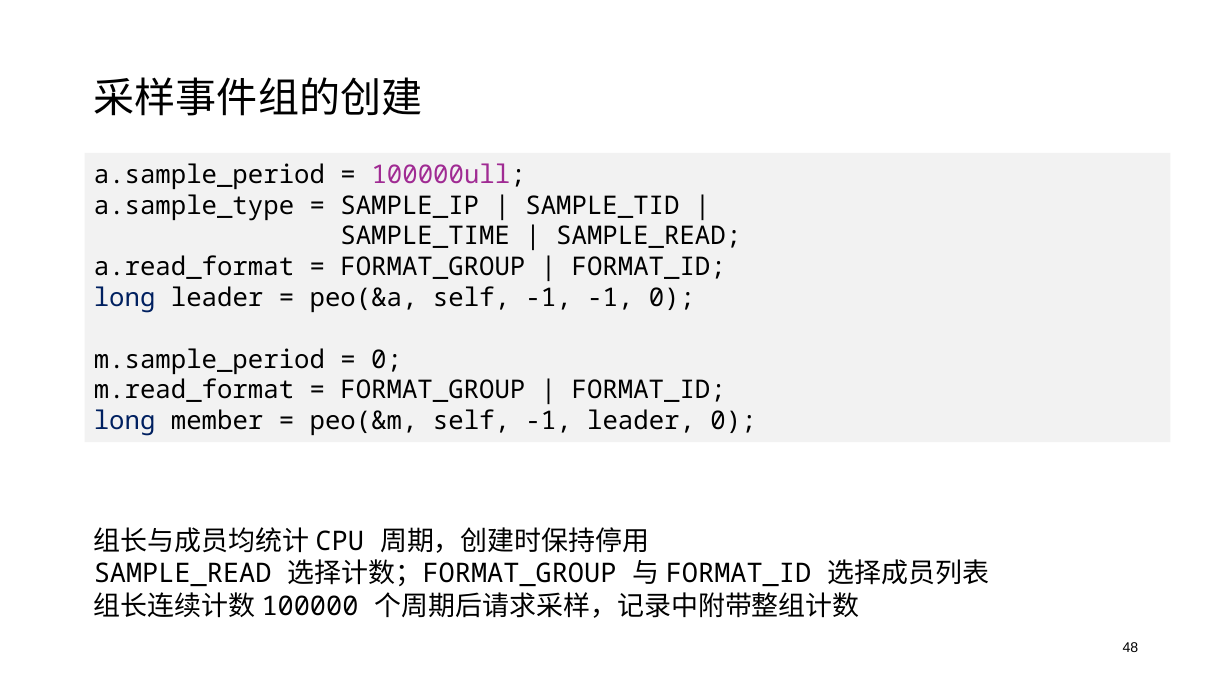
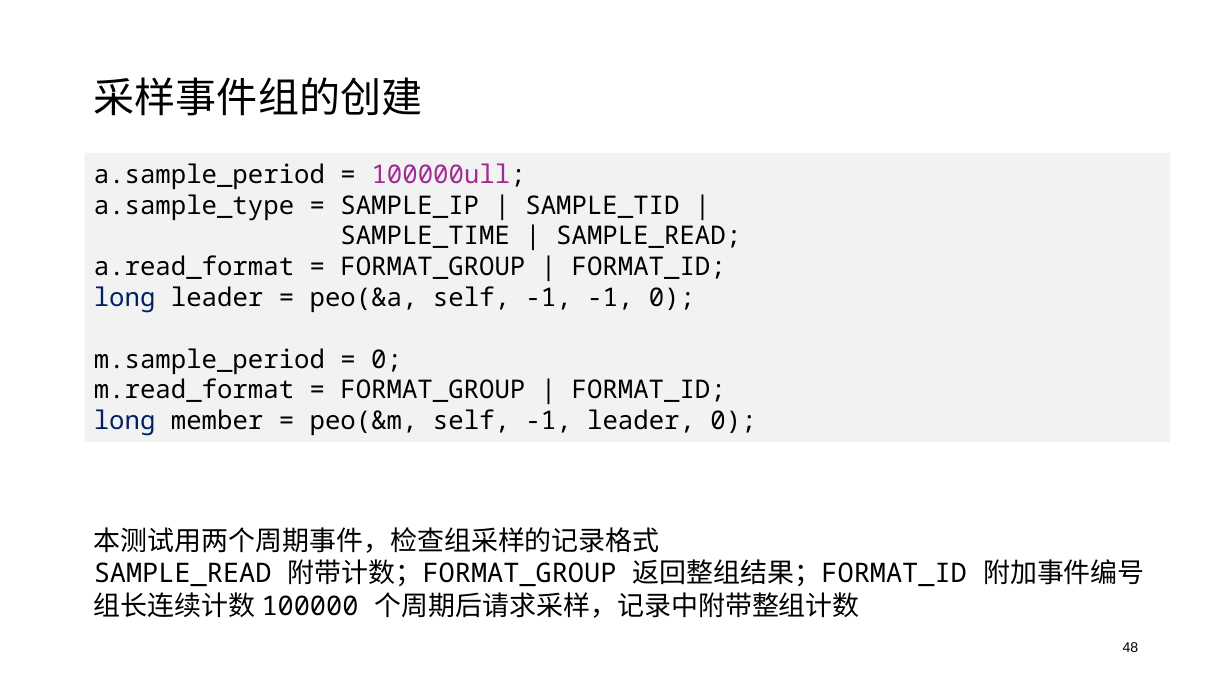
Before and after one commit to oscomp-posad/tgoskits, a slide deck: slide 48 of docs/presentations/starryos-perf.pptx. Drawn at 1232x693 pixels with LibreOffice and Linux fonts; fonts in the diff are those of the drawing. Boxes give left, top, right and bottom in pixels: in the first picture for what was removed or moved away, otherwise in the second. Text is boxed around its words. In the diff, an @@ line names an element or a change of style, - is before the commit and + after.

```diff
--- a/docs/presentations/starryos-perf.pptx
+++ b/docs/presentations/starryos-perf.pptx
@@ text at (x1=94, y1=527, x2=1145, y2=586): text changed @@
-组长与成员均统计 CPU 周期，创建时保持停用
-SAMPLE_READ 选择计数；FORMAT_GROUP 与 FORMAT_ID 选择成员列表
+本测试用两个周期事件，检查组采样的记录格式
+SAMPLE_READ 附带计数；FORMAT_GROUP 返回整组结果；FORMAT_ID 附加事件编号
```
Also in this commit, not shown: 22 other slides changed, 1 other file.
